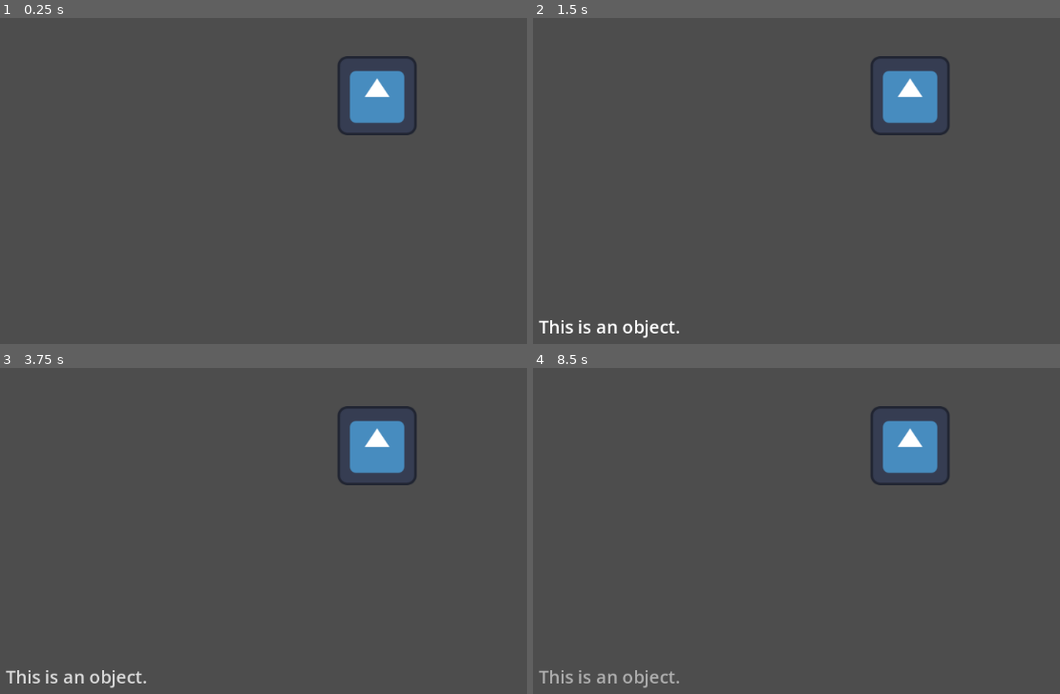
Above: before the commit, frames 1-4 (two rows, left to right).
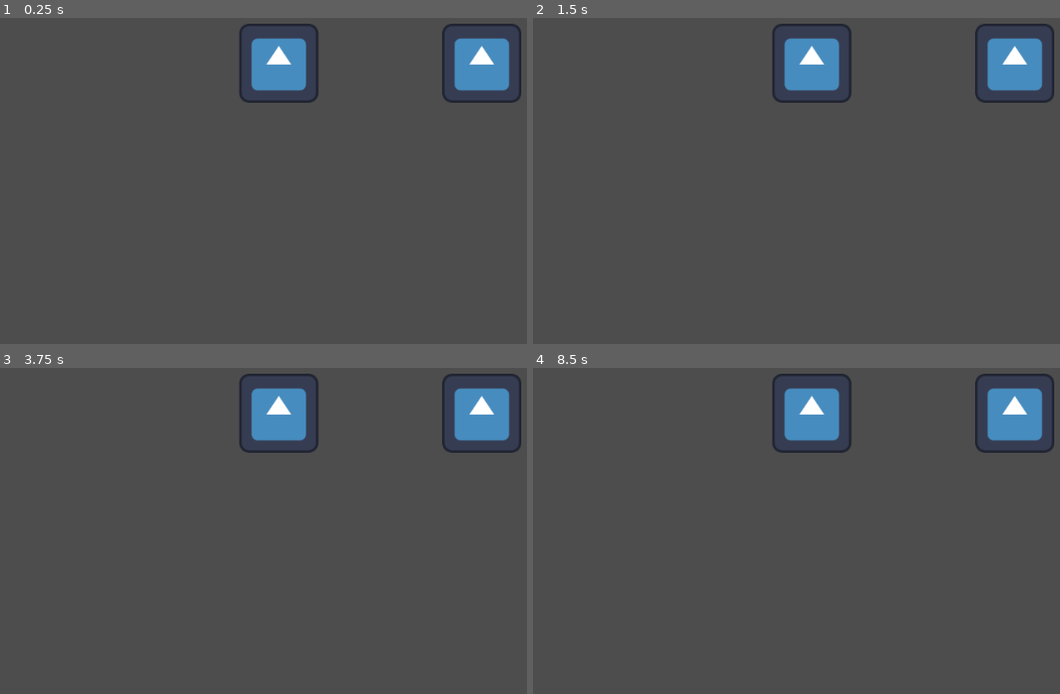
Above: after the commit, the same moments.

Repository: AEther-Frisko/point-n-click-game
Game: Godot game, scene res://shared/scenes/main.tscn
Same seed, same stepped clock (60 frames per second), same inputs: the game is played once before the commit and once after it. The engine's default icon, where the game draws it, is replaced by a stand-in: a white triangle on a blue panel in a dark square.
Inputs (mouse positions are in pixels of both pictures, inside the frame that each line leads up to):
- Up to frame 1 (0.25 s): no input
- Up to frame 2 (1.5 s): tap Enter at 0.5 s; press the mouse at (912, 96) at 0.53 s; tap Space at 1.25 s; move the mouse to (759, 122) at 1.27 s; release the mouse at (759, 122) at 1.28 s; click (759, 122) at 1.35 s
- Up to frame 3 (3.75 s): tap Enter at 2, 3.5 s; move the mouse to (outside the picture) at 2.02 s; press the mouse at (outside the picture) at 2.03 s; tap Space at 2.75 s; move the mouse to (337, 547) at 2.77 s; release the mouse at (337, 547) at 2.78 s; click (337, 547) at 2.85 s; move the mouse to (outside the picture) at 3.52 s; press the mouse at (outside the picture) at 3.53 s
- Up to frame 4 (8.5 s): move the mouse to (680, 368) at 4.27 s; release the mouse at (680, 368) at 4.28 s; click (680, 368) at 4.35 s; tap Space at 5 s; move the mouse to (949, 446) at 5.02 s; press the mouse at (949, 446) at 5.03 s; move the mouse to (outside the picture) at 5.77 s; release the mouse at (outside the picture) at 5.78 s; click (outside the picture) at 5.85 s; move the mouse to (outside the picture) at 6.52 s; press the mouse at (outside the picture) at 6.53 s; move the mouse to (759, 472) at 7.27 s; release the mouse at (759, 472) at 7.28 s; click (759, 472) at 7.35 s; move the mouse to (outside the picture) at 8.02 s; press the mouse at (outside the picture) at 8.03 s

The runs differ from the first frame. In frame 1, 6.5% of the frame differs, in the area x 45-99%, y 1-36%; in frame 2, 6.9%, in the area x 1-99%, y 1-99%; in frame 3, 6.9%; in frame 4, 6.9%.

Commit message:
fade timer restarts properly to avoid text fading early on spam-clicking

Diff:
--- a/project.godot
+++ b/project.godot
@@ -27,7 +27,7 @@
 [file_customization]
 
 folder_colors={
-"res://builds/": "pink",
+"res://builds/": "green",
 "res://entities/": "red",
 "res://shared/": "purple",
 "res://systems/": "blue"
--- a/shared/scenes/main.tscn
+++ b/shared/scenes/main.tscn
@@ -37,5 +37,10 @@
 [node name="World" type="Node2D" parent="." unique_id=931716194]
 
 [node name="Prop" parent="World" unique_id=1491848127 instance=ExtResource("3_n4xtn")]
-position = Vector2(540, 360)
+position = Vector2(401, 314)
 scale = Vector2(7, 7)
+
+[node name="Prop2" parent="World" unique_id=422878812 instance=ExtResource("3_n4xtn")]
+position = Vector2(688, 314)
+scale = Vector2(7, 7)
+description = "This is another object."
--- a/systems/ui/gui.gd
+++ b/systems/ui/gui.gd
@@ -2,20 +2,32 @@
 
 
 func _ready() -> void:
-	var prop = get_node("../World/Prop") # definitely want to change this later
+	# definitely want to change this later, just testing
+	var prop = get_node("../World/Prop")
+	var prop2 = get_node("../World/Prop2")
 	prop.prop_clicked.connect(_on_prop_clicked)
+	prop2.prop_clicked.connect(_on_prop_clicked)
 
 func _on_prop_clicked(desc: String) -> void:
 	var label = get_node("MarginContainer/Label")
 
-	# Display prop text
+	# timer configuration
+	# should only create a timer if one doesn't exist
+	var fade_timer = get_node_or_null("FadeTimer")
+	if fade_timer == null:
+		fade_timer = Timer.new()
+		fade_timer.name = "FadeTimer"
+		add_child(fade_timer)
+
+	# display prop text
 	label.text = desc
 	fade_node(label, Color.WHITE, 0.25)
 
-	await get_tree().create_timer(3.0).timeout
+	fade_timer.start(3.0)
+	await fade_timer.timeout
 
-	# Hide prop text
-	fade_node(label, Color.TRANSPARENT, 1.0)
+	# hide prop text
+	fade_node(label, Color.TRANSPARENT, 0.5)
 
 ## Uses the modulate property on a CanvasItem to create a fade effect.
 ##
Not shown, removed: export_presets.cfg
